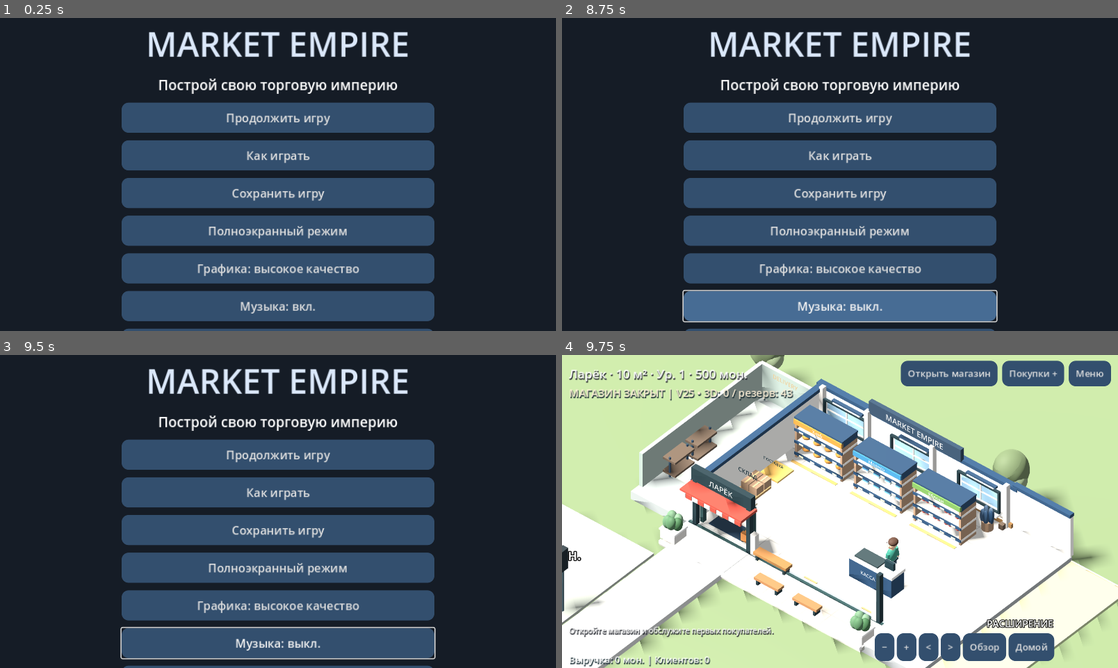
Above: before the commit, frames 1-4 (two rows, left to right).
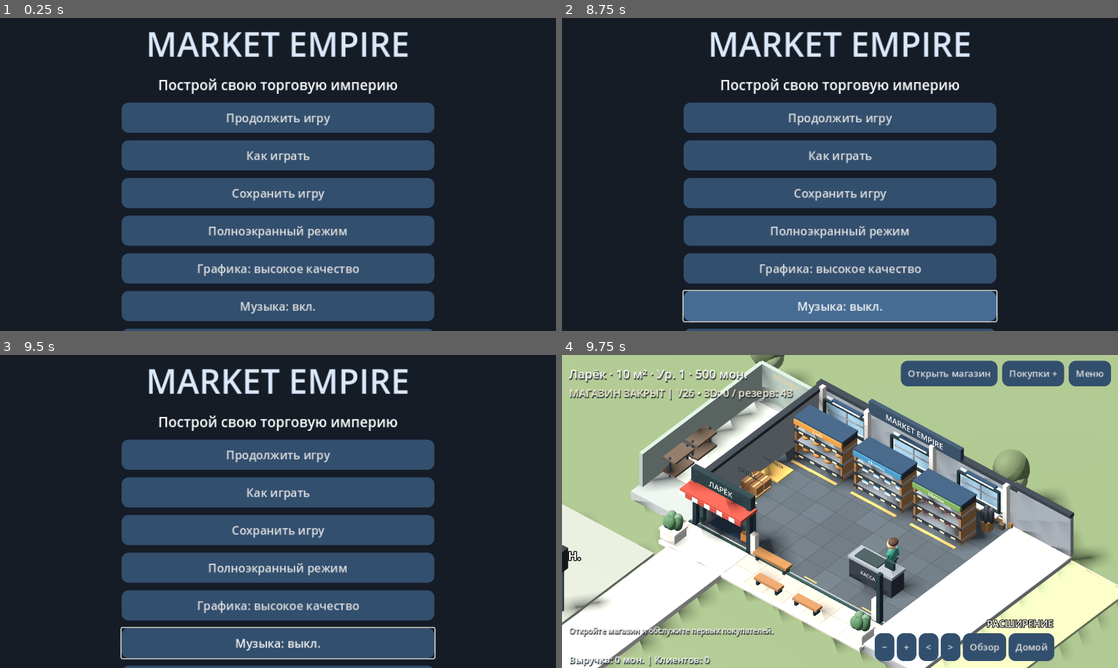
Above: after the commit, the same moments.

Repository: Denis-create-boop/mobile_game
Game: Godot game, scene res://main.tscn
Same seed, same stepped clock (60 frames per second), same inputs: the game is played once before the commit and once after it.
Inputs:
- Up to frame 1 (0.25 s): no input
- Up to frame 2 (8.75 s): click "Меню" at 0.5 s; click "Как играть" at 1.25 s; click "Как играть" at 2 s; click "OK" at 2.75 s; click "Открыть магазин" at 3.5 s; click "Покупки +" at 4.25 s; click "−" at 5 s; click "+" at 5.75 s; click "<" at 6.5 s; click ">" at 7.25 s; click "Обзор" at 8 s
- Up to frame 3 (9.5 s): click "Домой" at 8.75 s
- Up to frame 4 (9.75 s): click "Продолжить игру" at 9.5 s

Frames 1-3 are identical in both runs. In frame 4, 70% of the frame differs, in the area x 0-100%, y 0-100%.

Commit message:
V26: integrate selected premium Blender modular shop assets into playable Godot scene

Diff:
--- a/main.gd
+++ b/main.gd
@@ -891,7 +891,7 @@
 		if child is Button:
 			child.custom_minimum_size.y=52
 			child.add_theme_font_size_override("font_size",20)
-	var version_label=label(column,"V25",14)
+	var version_label=label(column,"V26",14)
 	version_label.horizontal_alignment=HORIZONTAL_ALIGNMENT_CENTER
 
 func toggle_sound():
--- a/store_visual.gd
+++ b/store_visual.gd
@@ -1,6 +1,7 @@
 extends Control
 
 var game
+var premium_models: Dictionary = {}
 var asset_library=preload("res://asset_library.gd").new()
 var character_serial: int=0
 var viewport: SubViewport
@@ -97,12 +98,12 @@
 	e.background_color = Color("#dce5ed")
 	e.ambient_light_source = Environment.AMBIENT_SOURCE_COLOR
 	e.ambient_light_color = Color("#f0f2f5")
-	e.ambient_light_energy = 0.53
+	e.ambient_light_energy = 0.34
 	env.environment = e
 	stage.add_child(env)
 	var light = DirectionalLight3D.new()
 	light.rotation_degrees = Vector3(-57,-38,0)
-	light.light_energy = 1.10
+	light.light_energy = 0.85
 	light.light_color=Color("#fff8ef")
 	scene_light=light
 	light.shadow_enabled = true
@@ -117,15 +118,18 @@
 	stage.add_child(camera)
 	camera.look_at_from_position(Vector3(16,15,18),Vector3(3,0.3,0))
 	camera.current = true
+	load_premium_models()
 	build_store()
 	build_extension()
 	decorate_store()
-	add_details()
+	if not premium_models.has("shell"):
+		add_details()
 	add_landscaping()
 	build_city()
 	build_infrastructure()
 	build_district()
-	add_merchandising()
+	if not premium_models.has("shelf"):
+		add_merchandising()
 	build_architecture()
 	reset_view()
 	print("Market assets loaded: ",asset_library.catalog.get("market",{}).size())
@@ -296,28 +300,31 @@
 	n.position = pos
 
 func build_store():
-	var wood = Color("#a88b72")
-	var mint = Color("#304b68")
-	var cream = Color("#f0eee8")
-	box(stage,Vector3(0,-0.32,0),Vector3(10.4,0.5,8.4),Color("#8f969b"))
-	make_floor(stage,Vector3(0,-0.05,0),Vector2(10,8),Color("#e9e7e1"))
-	box(stage,Vector3(0,0.95,-4.0),Vector3(10.3,1.9,0.18),cream)
-	box(stage,Vector3(-5,0.95,0),Vector3(0.18,1.9,8),cream)
-	box(stage,Vector3(0,1.98,-4.0),Vector3(10.45,0.17,0.29),mint)
-	box(stage,Vector3(-5,1.98,0),Vector3(0.29,0.17,8.1),mint)
-	for x in [-3.6,-0.1,3.4]:
-		box(stage,Vector3(x,1.05,-3.88),Vector3(2.2,1.15,0.05),Color("#c7cdd2"))
-		box(stage,Vector3(x,1.05,-3.84),Vector3(2.0,0.96,0.06),Color("#93b7ce"))
-		box(stage,Vector3(x,1.05,-3.79),Vector3(0.06,0.96,0.04),cream)
-		box(stage,Vector3(x,1.05,-3.79),Vector3(2.0,0.06,0.04),cream)
+	var wood = Color("#9c714a")
+	var mint = Color("#343b43")
+	var cream = Color("#8d959d")
+	if not spawn_premium("shell",stage,Vector3.ZERO,0.0):
+		box(stage,Vector3(0,-0.32,0),Vector3(10.4,0.5,8.4),Color("#8f969b"))
+		make_floor(stage,Vector3(0,-0.05,0),Vector2(10,8),Color("#545e66"))
+		box(stage,Vector3(0,0.95,-4.0),Vector3(10.3,1.9,0.18),cream)
+		box(stage,Vector3(-5,0.95,0),Vector3(0.18,1.9,8),cream)
+		box(stage,Vector3(0,1.98,-4.0),Vector3(10.45,0.17,0.29),mint)
+		box(stage,Vector3(-5,1.98,0),Vector3(0.29,0.17,8.1),mint)
+		for x in [-3.6,-0.1,3.4]:
+			box(stage,Vector3(x,1.05,-3.88),Vector3(2.2,1.15,0.05),Color("#c7cdd2"))
+			box(stage,Vector3(x,1.05,-3.84),Vector3(2.0,0.96,0.06),Color("#93b7ce"))
+			box(stage,Vector3(x,1.05,-3.79),Vector3(0.06,0.96,0.04),cream)
+			box(stage,Vector3(x,1.05,-3.79),Vector3(2.0,0.06,0.04),cream)
 	for i in range(3):
 		var x = -3.25 + i*3.1
 		var section_color: Color=[Color("#c98b42"),Color("#4386ad"),Color("#6f9855")][i]
 		var shelf = Node3D.new()
 		stage.add_child(shelf)
 		shelf.position = Vector3(x,0,-2.1)
-		var fixture=asset_library.spawn("market",["shelfboxes" if i!=1 else "freezersstanding"],shelf,Vector3.ZERO,Vector3(2.5,1.82,0.95))
-		if fixture==null:
+		var fixture_ok: bool=spawn_premium("cold" if i==1 else "shelf",shelf,Vector3.ZERO,0.0)
+		if not fixture_ok:
+			fixture_ok=asset_library.spawn("market",["shelfboxes" if i!=1 else "freezersstanding"],shelf,Vector3.ZERO,Vector3(2.5,1.82,0.95))!=null
+		if not fixture_ok:
 			box(shelf,Vector3(0,0.9,-0.38),Vector3(2.4,1.8,0.12),wood)
 			for y in [0.22,0.83,1.44]:
 				box(shelf,Vector3(0,y,0),Vector3(2.5,0.11,0.95),cream)
@@ -372,7 +379,7 @@
 		var counter = Node3D.new()
 		stage.add_child(counter)
 		counter.position = game.counter(i)
-		if asset_library.spawn("market",["checkout","cashregister","counter"],counter,Vector3.ZERO,Vector3(2.3,1.3,0.85))==null:
+		if not spawn_premium("checkout",counter,Vector3.ZERO,PI/2) and asset_library.spawn("market",["checkout","cashregister","counter"],counter,Vector3.ZERO,Vector3(2.3,1.3,0.85))==null:
 			box(counter,Vector3(0,0.48,0),Vector3(2.2,0.96,0.8),mint)
 			box(counter,Vector3(0,1.0,0),Vector3(2.3,0.13,0.85),cream)
 			box(counter,Vector3(-0.3,1.09,0),Vector3(1.2,0.07,0.6),Color("#39484b"))
@@ -439,8 +446,8 @@
 		box(stage,Vector3(x,0.018,3.9),Vector3(0.65,0.025,0.07),gold)
 
 func build_extension():
-	var cream=Color("#f0eee8")
-	var mint=Color("#304b68")
+	var cream=Color("#8d959d")
+	var mint=Color("#343b43")
 	var wood=Color("#a98c72")
 	# Connected strips along the right edge of the original shop.
 	expansion_base=Node3D.new()
@@ -503,19 +510,21 @@
 	var rack=Node3D.new()
 	stage.add_child(rack)
 	rack.position=game.build_slot(slot)
-	var color=Color("#63a9c4") if kind in [1,3,8,11] else Color("#304b68")
+	var color=Color("#63a9c4") if kind in [1,3,8,11] else Color("#343b43")
 	var cream=Color("#f1e8d4")
 	var height=1.15 if kind in [2,7] else 1.8
 	var fixture_names=["displayfruit"] if kind in [2,7] else (["freezersstanding"] if kind in [1,3,8,11] else ["shelfboxes"])
-	var fixture=asset_library.spawn("market",fixture_names,rack,Vector3.ZERO,Vector3(2.25,height,0.9))
-	if fixture==null:
+	var fixture_ok: bool=spawn_premium("cold" if kind in [1,3,8,11] else "shelf",rack,Vector3.ZERO,0.0,Vector3(0.90,1.0,1.0))
+	if not fixture_ok:
+		fixture_ok=asset_library.spawn("market",fixture_names,rack,Vector3.ZERO,Vector3(2.25,height,0.9))!=null
+	if not fixture_ok:
 		box(rack,Vector3(0,height/2,-0.36),Vector3(2.25,height,0.12),color)
 		for x in [-1.09,1.09]:
 			box(rack,Vector3(x,height/2,0),Vector3(0.1,height,0.9),color)
 	var items: Array=[]
 	for y in [0.22,0.75,1.28]:
-		var yy: float=y*0.62 if kind in [2,7] else y
-		if fixture==null:
+		var yy: float=y if premium_models.has("shelf") else (y*0.62 if kind in [2,7] else y)
+		if not fixture_ok:
 			box(rack,Vector3(0,yy,0),Vector3(2.25,0.09,0.9),cream)
 		for j in range(4):
 			var p=Vector3(-0.79+j*0.52,yy+0.18,0.04)
@@ -733,7 +742,7 @@
 		actor(people[i],c["pos"],c["carry"],delta)
 		var tag: Label3D=people[i].get_meta("order")
 		tag.text=game.GOODS[c["item"]] if c["phase"]<4 and not c["carry"] else ("Оплата" if c["carry"] and c["phase"]<4 else "")
-	status_label.text=("МАГАЗИН ОТКРЫТ" if game.running else "МАГАЗИН ЗАКРЫТ")+" | V25 • 3D: %d / резерв: %d" % [asset_library.loaded_count,asset_library.fallback_count]
+	status_label.text=("МАГАЗИН ОТКРЫТ" if game.running else "МАГАЗИН ЗАКРЫТ")+" | V26 • 3D: %d / резерв: %d" % [asset_library.loaded_count,asset_library.fallback_count]
 	sales_label.position=Vector2(12,size.y-26)
 	sales_label.text="Выручка: %d мон. | Клиентов: %d" % [game.revenue,game.customers.size()]
 
@@ -1156,3 +1165,22 @@
 		if bool(p.get("crossing",false)):
 			return true
 	return false
+
+func load_premium_models():
+	for kind in ["shell","shelf","cold","checkout"]:
+		var path: String="res://assets/premium/"+kind+".glb"
+		if ResourceLoader.exists(path):
+			var resource=load(path)
+			if resource is PackedScene:
+				premium_models[kind]=resource
+	print("Premium Blender modules: ",premium_models.size())
+
+func spawn_premium(kind: String, parent: Node3D, pos: Vector3, angle: float, dimensions_scale: Vector3=Vector3.ONE) -> bool:
+	if not premium_models.has(kind):
+		return false
+	var node: Node3D=premium_models[kind].instantiate()
+	parent.add_child(node)
+	node.position=pos
+	node.rotation.y=angle
+	node.scale=dimensions_scale
+	return true
